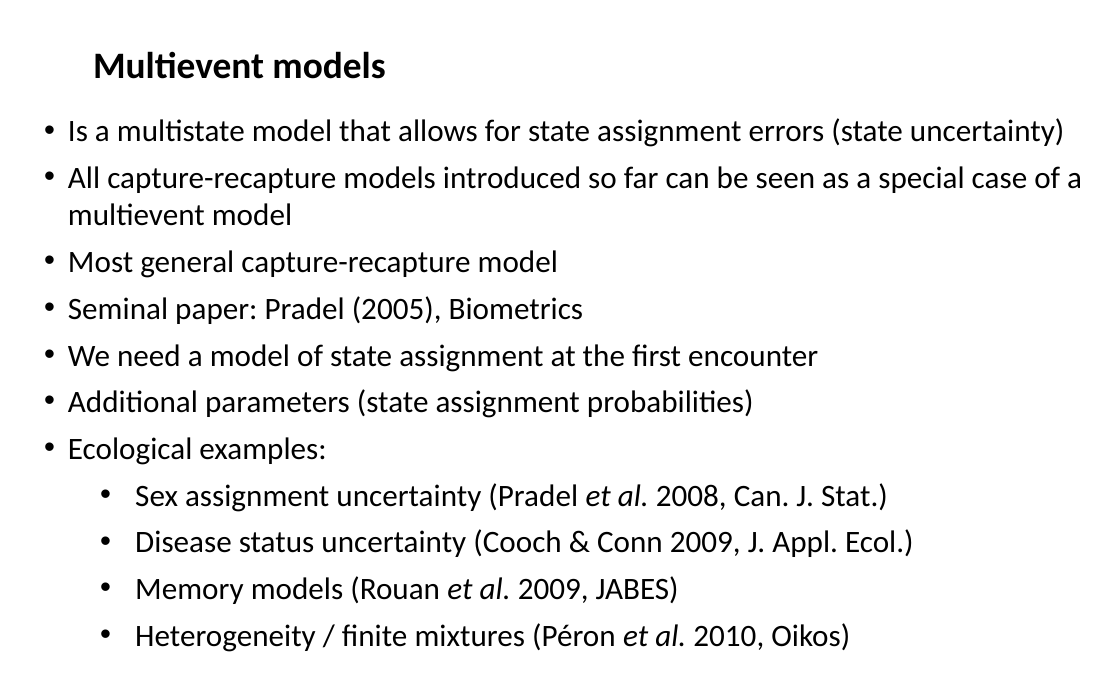
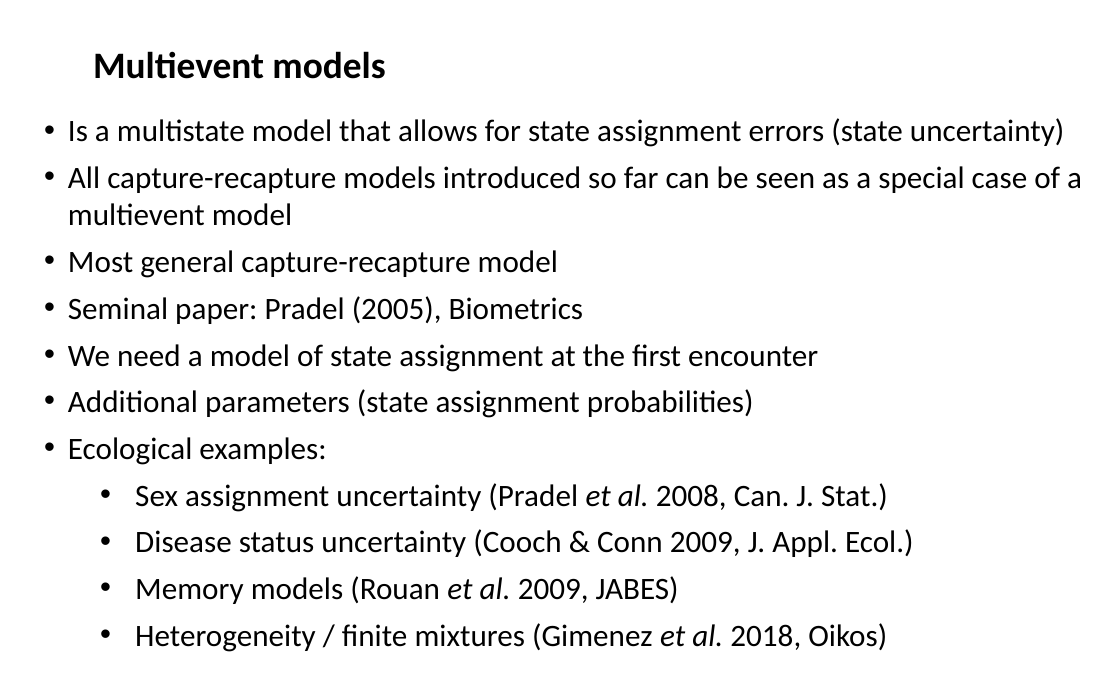
Before and after one commit to oliviergimenez/IPMworkshop, a slide deck: slide 36 of slides/multistatemodels_og.pptx (slide 35 before the commit). Drawn at 1120x700 pixels with LibreOffice and Linux fonts; fonts in the diff are those of the drawing. Boxes give left, top, right and bottom in pixels: in the first picture for what was removed or moved away, otherwise in the second. Text is boxed around its words. In the diff, an @@ line names an element or a change of style, - is before the commit and + after.

```diff
--- a/slides/multistatemodels_og.pptx
+++ b/slides/multistatemodels_og.pptx
@@ text at [135,623,887,652]: text changed @@
-  • Heterogeneity / finite mixtures (Péron et al. 2010, Oikos)
+  • Heterogeneity / finite mixtures (Gimenez et al. 2018, Oikos)
```
Also in this commit, not shown: 2 slides added, 4 other files.
